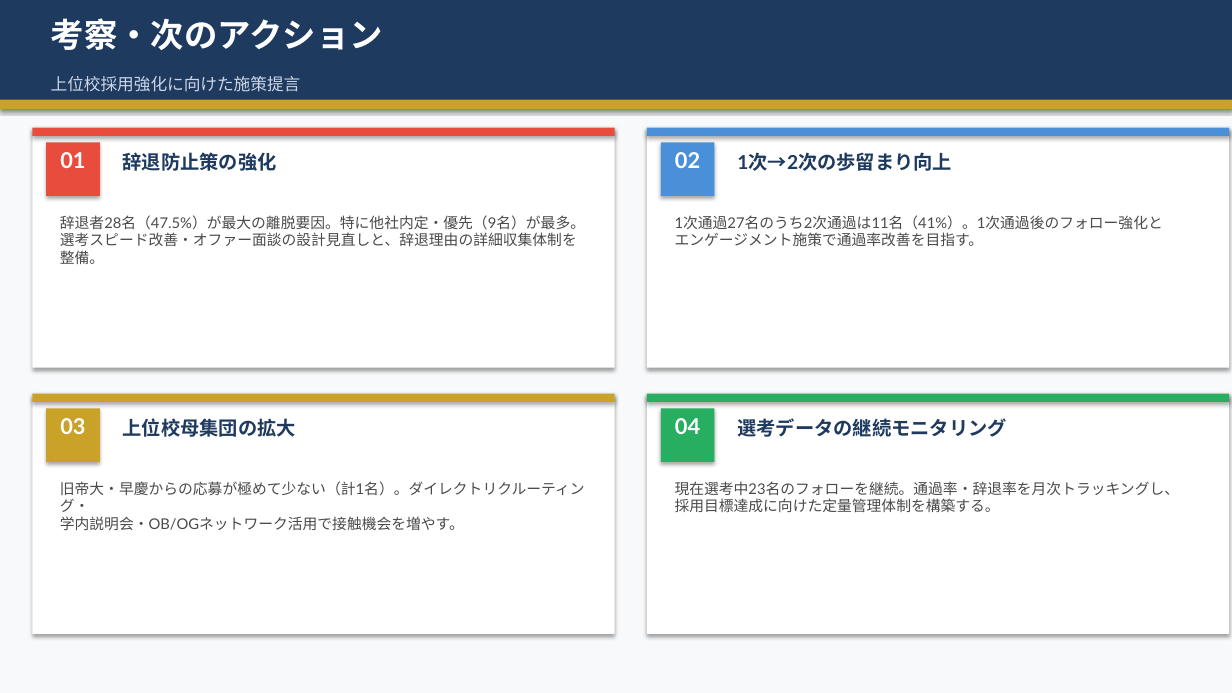
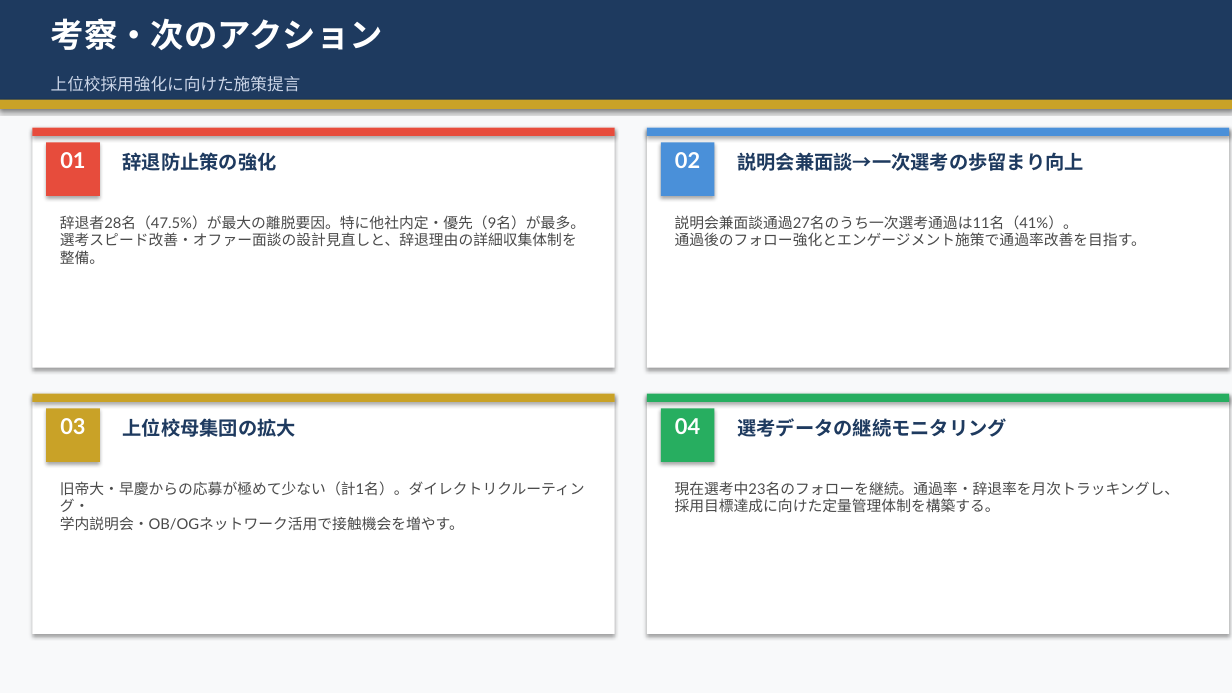
Before and after one commit to syoukaku007-star/daiki, a slide deck: slide 8 of 上位校採用分析レポート_2026.pptx. Drawn at 1232x693 pixels with LibreOffice and Linux fonts; fonts in the diff are those of the drawing. Boxes give left, top, right and bottom in pixels: in the first picture for what was removed or moved away, otherwise in the second. Text is boxed around its words. In the diff, an @@ line names an element or a change of style, - is before the commit and + after.

```diff
--- a/上位校採用分析レポート_2026.pptx
+++ b/上位校採用分析レポート_2026.pptx
@@ text at [737,152,1084,171]: text changed @@
-1次→2次の歩留まり向上
+説明会兼面談→一次選考の歩留まり向上
@@ text at [675,215,1146,246]: text changed @@
-1次通過27名のうち2次通過は11名（41%）。1次通過後のフォロー強化と
-エンゲージメント施策で通過率改善を目指す。
+説明会兼面談通過27名のうち一次選考通過は11名（41%）。
+通過後のフォロー強化とエンゲージメント施策で通過率改善を目指す。
```
Also in this commit, not shown: 2 other slides changed.
